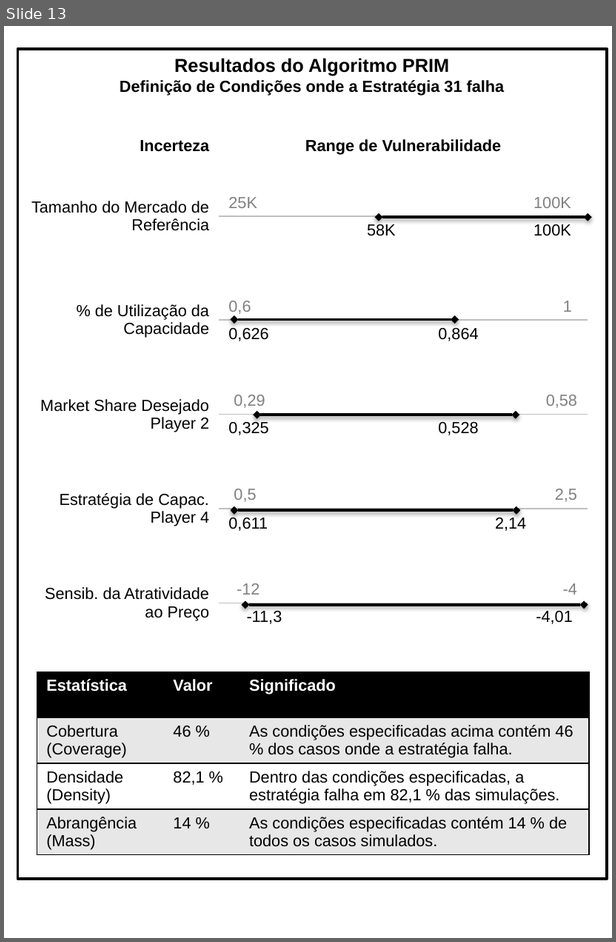
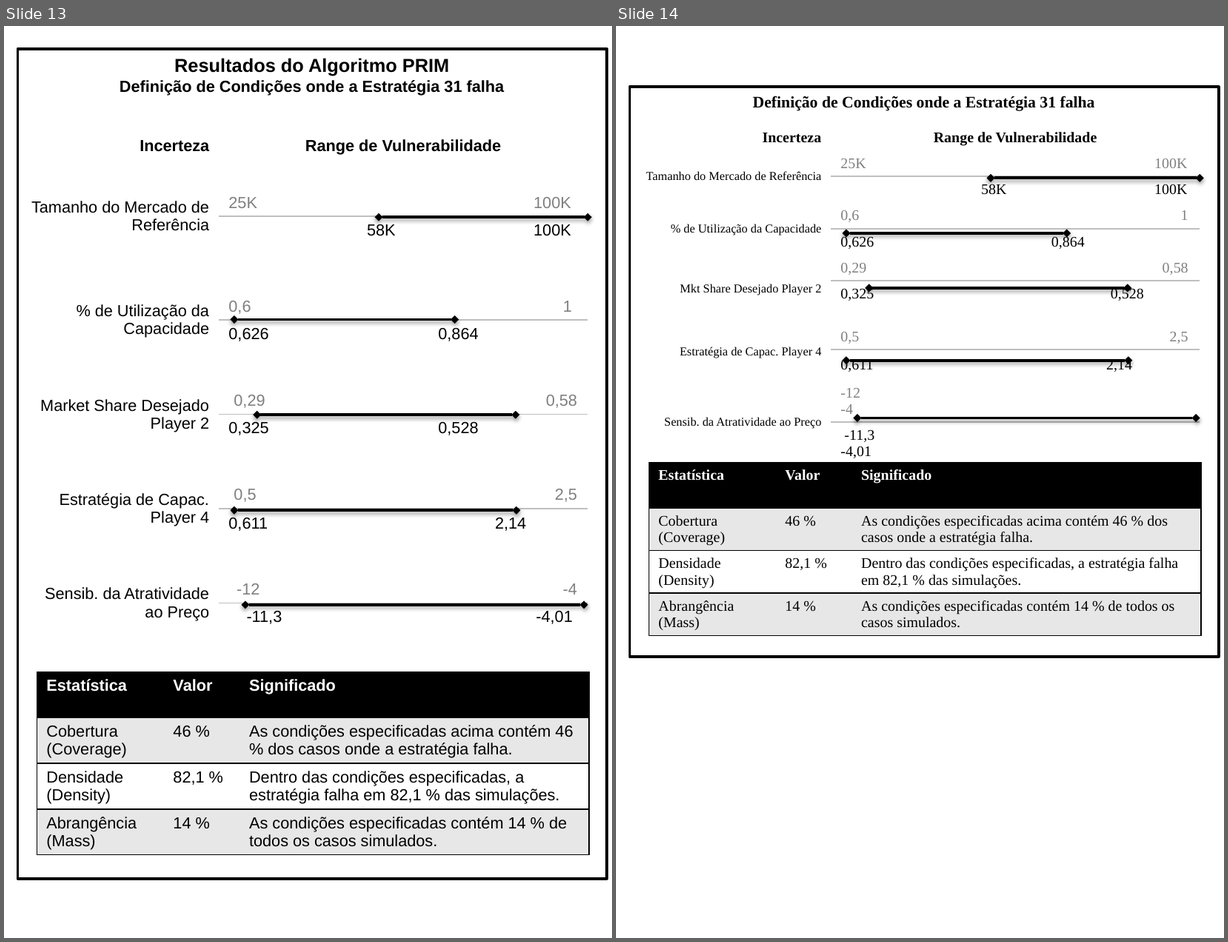
Before and after one commit to pedroliman/ms-rdm-dissertation, a slide deck: dissertacao-docs/apresentacoes/Dissertação - RDM - EMA - Imagens-Retrato.pptx. Shown side by side, each under a label of ours: slide 13 before the commit, slides 13 and 14 after it. The pictures are 616x942 and 1228x942 pixels, drawn with LibreOffice and Linux fonts; fonts in the diff are those of the drawing; background and template pictures are left out. Boxes give left, top, right and bottom in pixels: in the first picture for what was removed or moved away, otherwise in the second. Text is boxed around its words. In the diff, an @@ line names an element or a change of style, - is before the commit and + after.

```diff
--- a/dissertacao-docs/apresentacoes/Dissertação - RDM - EMA - Imagens-Retrato.pptx
+++ b/dissertacao-docs/apresentacoes/Dissertação - RDM - EMA - Imagens-Retrato.pptx
@@ slide 14 added at bbox=[616, 26, 1224, 938], background #FFFFFF @@
@@ rectangle added at bbox=[629, 87, 1218, 656], fill #FFFFFF, outline #000000 2 pt, 12 pt, text #000000, bold @@
+Definição de Condições onde a Estratégia 31 falha
@@ table added at bbox=[629, 124, 1199, 461], 11 rows, 2 columns @@
+Incerteza | Range de Vulnerabilidade
+Tamanho do Mercado de Referência | 25K 100K
+ | 58K 100K
+% de Utilização da Capacidade | 0,6 1
+ | 0,626 0,864
+Mkt Share Desejado Player 2 | 0,29 0,58
+ | 0,325 0,528
+Estratégia de Capac. Player 4 | 0,5 2,5
+ | 0,611 2,14
+Sensib. da Atratividade ao Preço | -12 -4
+ | -11,3 -4,01
@@ double arrow added from (990, 178) to (1199, 178), #000000 2 pt @@
@@ double arrow added from (846, 233) to (1067, 233), #000000 2 pt @@
@@ double arrow added from (868, 287) to (1127, 287), #000000 2 pt @@
@@ double arrow added from (846, 360) to (1128, 360), #000000 2 pt @@
@@ double arrow added from (857, 417) to (1195, 417), #000000 2 pt @@
@@ table added at bbox=[649, 462, 1201, 642], 4 rows, 3 columns @@
+Estatística | Valor | Significado
+Cobertura (Coverage) | 46 % | As condições especificadas acima contém 46 % dos casos onde a estratégia falha.
+Densidade (Density) | 82,1 % | Dentro das condições especificadas, a estratégia falha em 82,1 % das simulações.
+Abrangência (Mass) | 14 % | As condições especificadas contém 14 % de todos os casos simulados.
```
Also in this commit, not shown: 1 slide changed, 7 other files.
